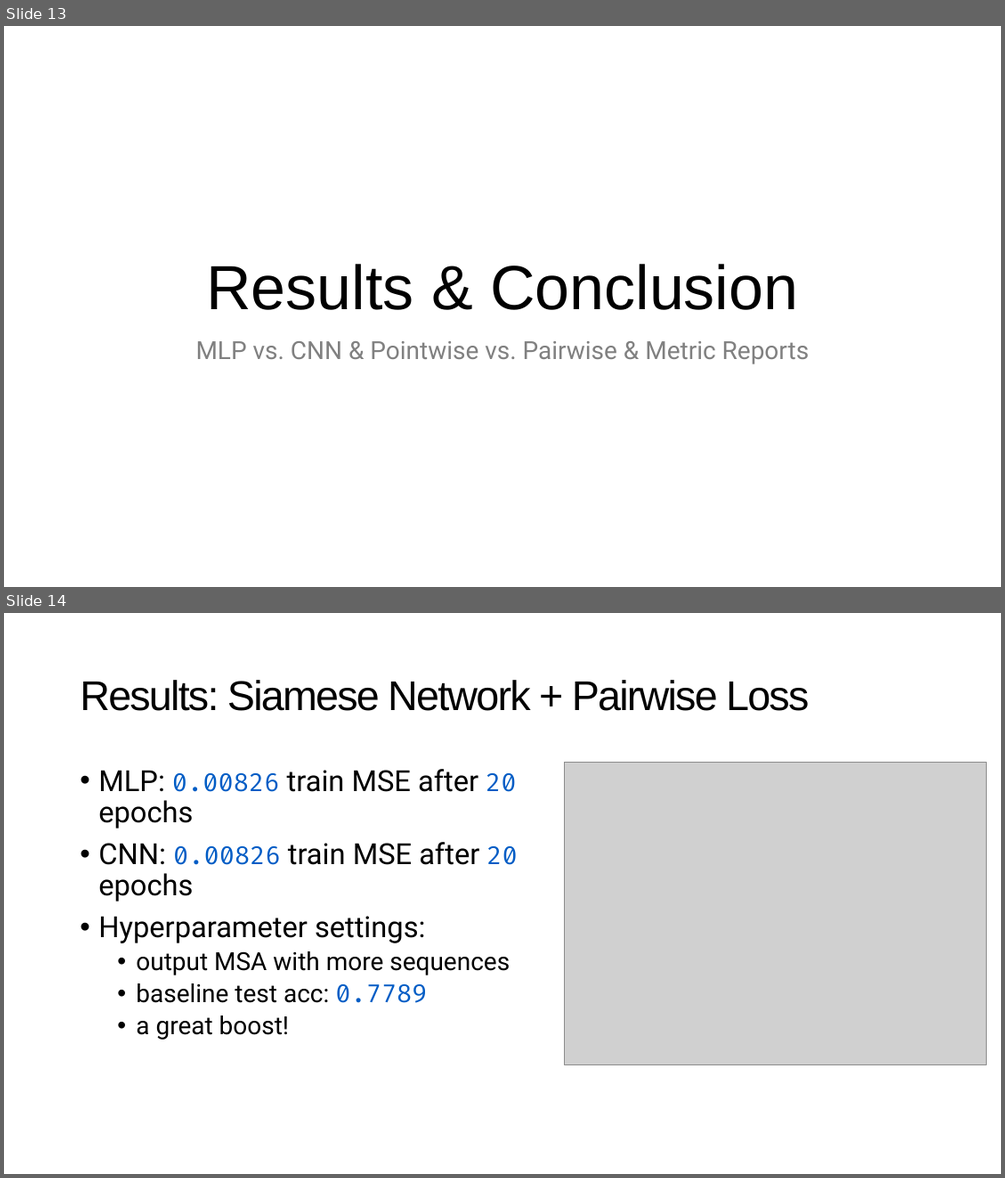
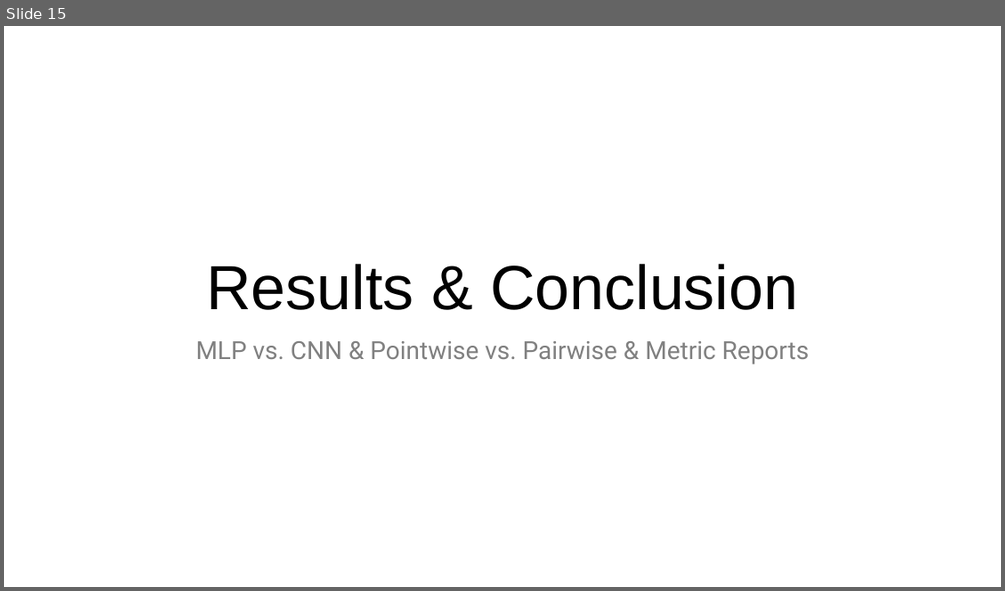
Before and after one commit to NaiL23/ShanghaiTech-CS177H-MSA-Scoring, a slide deck: report/presentation.pptx. Shown one above the other, each under a label of ours: slides 13 and 14 before the commit, slide 15 after it. The pictures are 1005x1178 and 1005x591 pixels, drawn with LibreOffice and Linux fonts; fonts in the diff are those of the drawing; grey boxes stand for pictures. Boxes give left, top, right and bottom in pixels: in the first picture for what was removed or moved away, otherwise in the second. Text is boxed around its words. In the diff, an @@ line names an element or a change of style, - is before the commit and + after.

```diff
--- a/report/presentation.pptx
+++ b/report/presentation.pptx
@@ slide 14 removed at (4,613,1001,1174), background #FFFFFF @@
@@ title removed at (80,680,809,711) @@
-Results: Siamese Network + Pairwise Loss
@@ text removed at (98,769,517,1039) @@
-• MLP: 0.00826 train MSE after 20 epochs
-• CNN: 0.00826 train MSE after 20 epochs
-• Hyperparameter settings:
-  • output MSA with more sequences
-  • baseline test acc: 0.7789
-  • a great boost!
@@ picture removed at (564,763,986,1064) @@
@@ what was slide 13 is now slide 15 @@
```
Also in this commit, not shown: 9 slides changed, 6 slides added, 4 other files.
